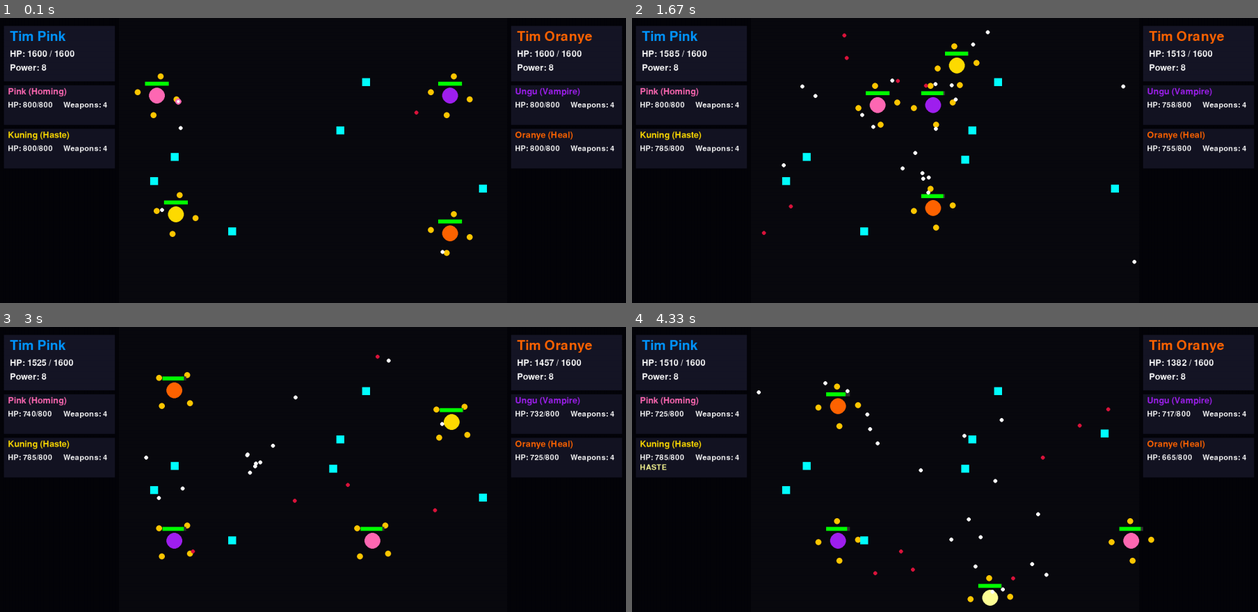
Above: before the commit, frames 1-4 (two rows, left to right).
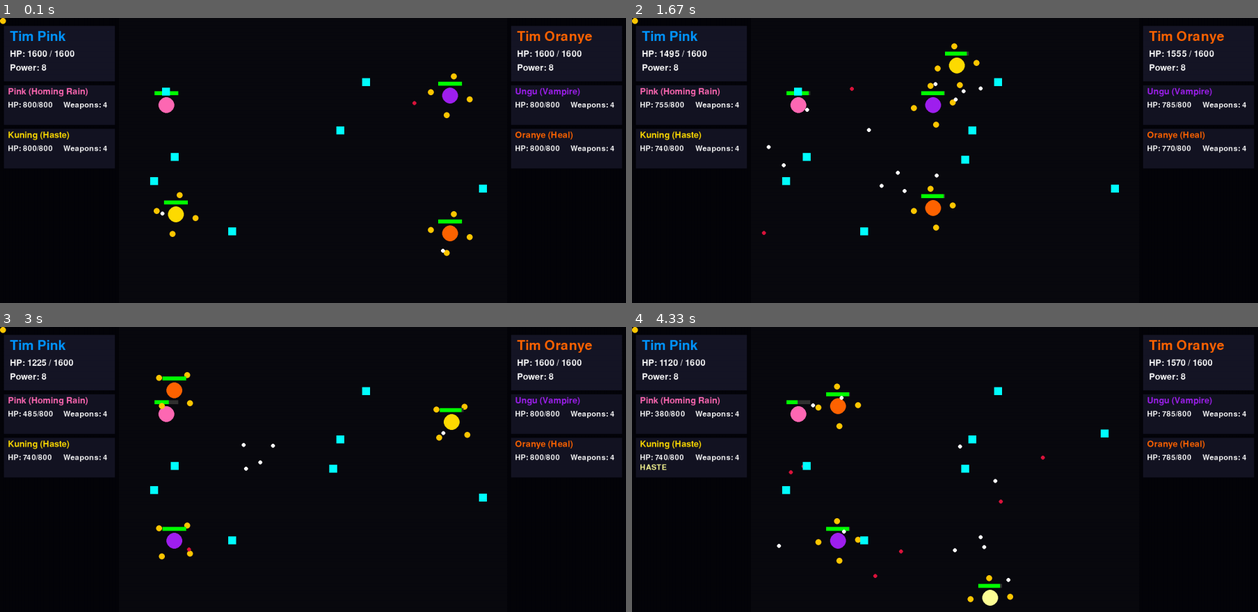
Above: after the commit, the same moments.

Repository: helloafterworld/data-science-no-tabi
Game: pygame game, started from Desktop/DS/LR4-GAME2/main.py
Same seed, same stepped clock (60 frames per second), same inputs: the game is played once before the commit and once after it.
Inputs:
- Up to frame 1 (0.1 s): no input
- Up to frame 2 (1.67 s): no input
- Up to frame 3 (3 s): no input
- Up to frame 4 (4.33 s): no input

The runs differ from the first frame. In frame 1, 0.6% of the frame differs, in the area x 0-72%, y 0-83%; in frame 2, 1.1%; in frame 3, 1.1%; in frame 4, 1.3%, in the area x 0-93%, y 0-94%.

Commit message:
feat: update for pinkball

Diff:
--- a/Desktop/DS/LR4-GAME2/classes.py
+++ b/Desktop/DS/LR4-GAME2/classes.py
@@ -13,6 +13,7 @@
         self.damage, self.speed = 15, 10
         direction = pygame.math.Vector2(self.target.rect.center) - self.pos
         self.velocity = direction.normalize() * self.speed if direction.length() > 0 else pygame.math.Vector2(0, -1) * self.speed
+
     def on_hit(self): self.target.take_damage(self.damage)
     def move(self): self.pos += self.velocity
     def draw(self, surface): pygame.draw.circle(surface, WHITE, self.pos, 5)
@@ -20,7 +21,7 @@
 class IceProjectile(Projectile):
     def __init__(self, start_pos, target_obj, owner=None, is_special=False):
         super().__init__(start_pos, target_obj, owner, is_special)
-        self.damage = 5
+        self.damage = 10 # Damage dikurangi agar efek slow lebih terasa
     def on_hit(self):
         super().on_hit()
         self.target.speed_multiplier, self.target.slow_timer = 0.5, 120
@@ -38,36 +39,42 @@
         lifesteal_ratio = 1.0 if self.is_special else 0.25
         self.owner.heal(self.damage * lifesteal_ratio)
     def draw(self, surface): pygame.draw.circle(surface, LIFESTEAL_COLOR, self.pos, 5)
-# classes.py
-# classes.py
 
 class HomingProjectile(Projectile):
-    """Proyektil yang secara aktif mengincar targetnya."""
     def __init__(self, start_pos, target_obj, owner=None, is_special=False):
         super().__init__(start_pos, target_obj, owner, is_special)
-        self.speed = 7  # Kecepatan konstan proyektil
-        self.turn_speed = 0.05  # Seberapa tajam bisa berbelok (0.0 - 1.0)
+        self.speed = 7
+        self.turn_speed = 0.05
+        self.damage = 20
+
+        # INIT velocity langsung ke target
+        direction_vec = pygame.math.Vector2(self.target.rect.center) - self.pos
+        if direction_vec.length_squared() != 0:
+            direction_vec.normalize_ip()
+        else:
+            direction_vec = pygame.math.Vector2(0, -1)
+        self.velocity = direction_vec * self.speed
 
     def move(self):
-        # PERBAIKAN LOGIKA DIMULAI DI SINI
         if self.target.current_hp > 0:
-            # 1. Dapatkan arah ideal menuju target (vektor ternormalisasi)
             direction_vec = pygame.math.Vector2(self.target.rect.center) - self.pos
-            if direction_vec.length_squared() > 0:
+            if direction_vec.length_squared() != 0:
                 direction_vec.normalize_ip()
-
-                # 2. Buat vektor kecepatan ideal (arah * kecepatan)
-                desired_velocity = direction_vec * self.speed
-
-                # 3. Interpolasi/campurkan kecepatan saat ini ke arah kecepatan ideal
-                self.velocity = self.velocity.lerp(desired_velocity, self.turn_speed)
-
-        # 4. Gerakkan proyektil menggunakan vektor kecepatan baru yang sudah dicampur
+            else:
+                direction_vec = pygame.math.Vector2(0, 0)
+
+            self.velocity = direction_vec * self.speed
+
         self.pos += self.velocity
+        print("Homing pos:", self.pos, "target:", self.target.rect.center)
+
 
     def draw(self, surface):
-        pygame.draw.circle(surface, PINK, self.pos, 8)
-        pygame.draw.circle(surface, WHITE, self.pos, 4)
+        pygame.draw.circle(surface, PINK, (int(self.pos.x), int(self.pos.y)), 8)
+        pygame.draw.circle(surface, WHITE, (int(self.pos.x), int(self.pos.y)), 4)
+
+
+
 
 # --- KELAS SENJATA ---
 class OrbitingWeapon:
@@ -81,7 +88,7 @@
         if self.cooldown_timer > 0: self.cooldown_timer -= 1
     def shoot(self, target, haste_multiplier=1.0):
         if self.cooldown_timer <= 0:
-            proj_class = {"poison": PoisonProjectile, "lifesteal": LifestealProjectile}.get(self.projectile_type, Projectile)
+            proj_class = {"poison": PoisonProjectile, "lifesteal": LifestealProjectile, "homing": HomingProjectile}.get(self.projectile_type, Projectile)
             owner_arg = self.owner if self.projectile_type == "lifesteal" else None
             new_projectile = proj_class(self.rect.center, target, owner=owner_arg)
             self.cooldown_timer = self.shoot_cooldown / haste_multiplier
@@ -178,15 +185,38 @@
     def activate_special(self): self.speed_multiplier = 2.0; self.haste_timer = 180; return None
 
 class PinkBall(FighterBall):
-    """🩷 Kemampuan: Menembakkan sebuah peluru pelacak."""
     def __init__(self, x, y, team):
-        super().__init__(x, y, PINK, "Pink (Homing)", team)
-
-    def activate_special(self):
-        # Saat mengambil pickup, tembakkan satu HomingProjectile
-        if self.opponents and (opps := [o for o in self.opponents if o.current_hp > 0]):
-            return HomingProjectile(self.rect.center, random.choice(opps))
-        return None
+        super().__init__(x, y, PINK, "Pink (Homing Rain)", team)
+        self.is_special_active = False
+        self.special_timer = 0
+        self.special_cooldown = 0
+
+    def activate_special(self):
+        # Mirip YellowBall → pasang status durasi
+        self.is_special_active = True
+        self.special_timer = 300        # durasi 5 detik
+        self.special_cooldown = 0       # tembak langsung di frame pertama
+        return None
+
+    def update(self):
+        new_proj = []
+
+        # Logika special berjalan jika active
+        if self.is_special_active:
+            self.special_timer -= 1
+            self.special_cooldown -= 1
+
+            if self.special_cooldown <= 0:
+                if self.opponents and (opps := [o for o in self.opponents if o.current_hp > 0]):
+                    new_proj.append(HomingProjectile(self.rect.center, random.choice(opps), self, is_special=True))
+                    self.special_cooldown = 30    # tembak setiap 0.5 detik
+
+            if self.special_timer <= 0:
+                self.is_special_active = False
+
+        # tambahkan logic update lain kalau ada
+        return new_proj
+
 
 class AbilityPickup:
     def __init__(self):
